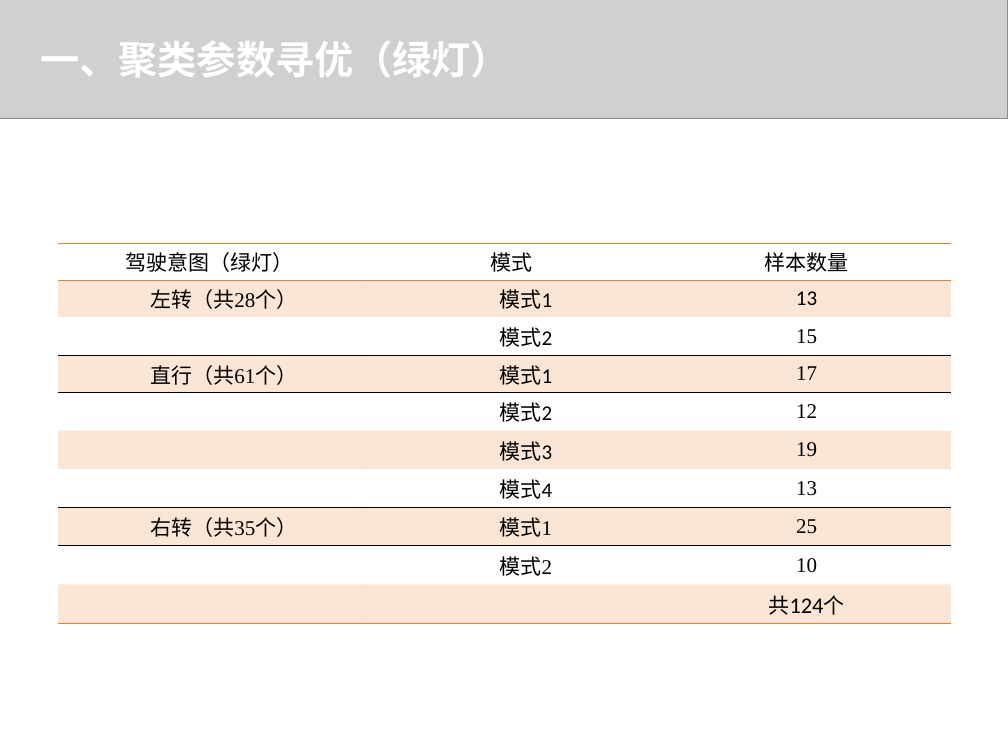
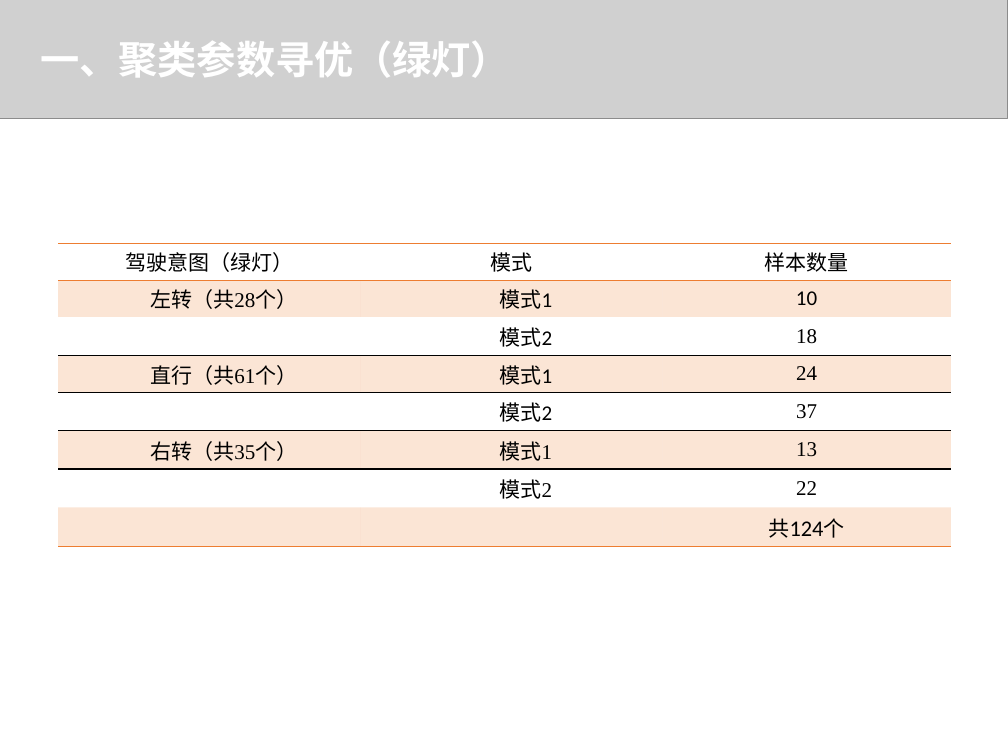
Before and after one commit to WJ-Lai/Code-of-Graduation-Design, a slide deck: slide 12 of 汇报_20180412_赖伟鉴.pptx. Drawn at 1008x756 pixels with LibreOffice and Linux fonts; fonts in the diff are those of the drawing; grey boxes stand for pictures. Boxes give left, top, right and bottom in pixels: in the first picture for what was removed or moved away, otherwise in the second. Text is boxed around its words. In the diff, an @@ line names an element or a change of style, - is before the commit and + after.

```diff
--- a/汇报_20180412_赖伟鉴.pptx
+++ b/汇报_20180412_赖伟鉴.pptx
@@ table at (x1=58, y1=243, x2=952, y2=546) @@
-row 2: 左转（共28个） | 模式1 | 13
-row 3:  | 模式2 | 15
-row 4: 直行（共61个） | 模式1 | 17
-row 5:  | 模式2 | 12
-row 6:  | 模式3 | 19
-row 7:  | 模式4 | 13
-row 8: 右转（共35个） | 模式1 | 25
-row 9:  | 模式2 | 10
+row 2: 左转（共28个） | 模式1 | 10
+row 3:  | 模式2 | 18
+row 4: 直行（共61个） | 模式1 | 24
+row 5:  | 模式2 | 37
+row 6: 右转（共35个） | 模式1 | 13
+row 7:  | 模式2 | 22
```
Also in this commit, not shown: 6 other slides changed, 18 other files.
